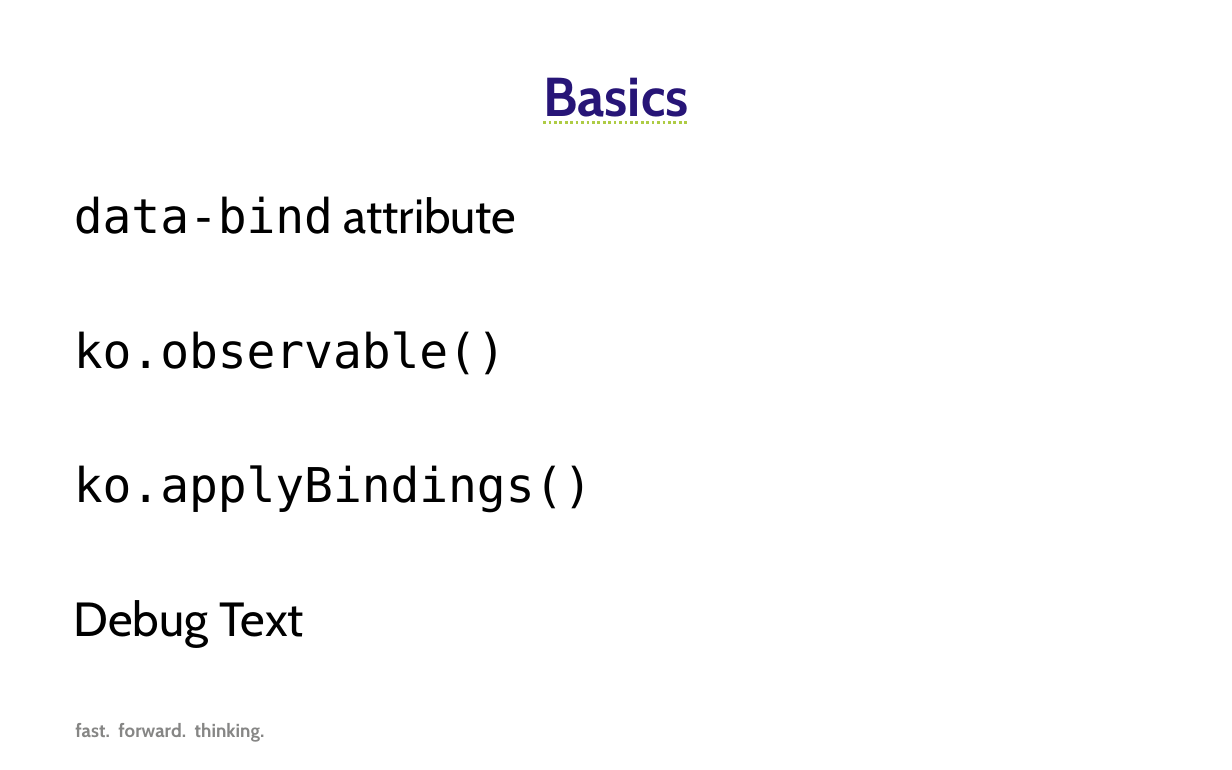
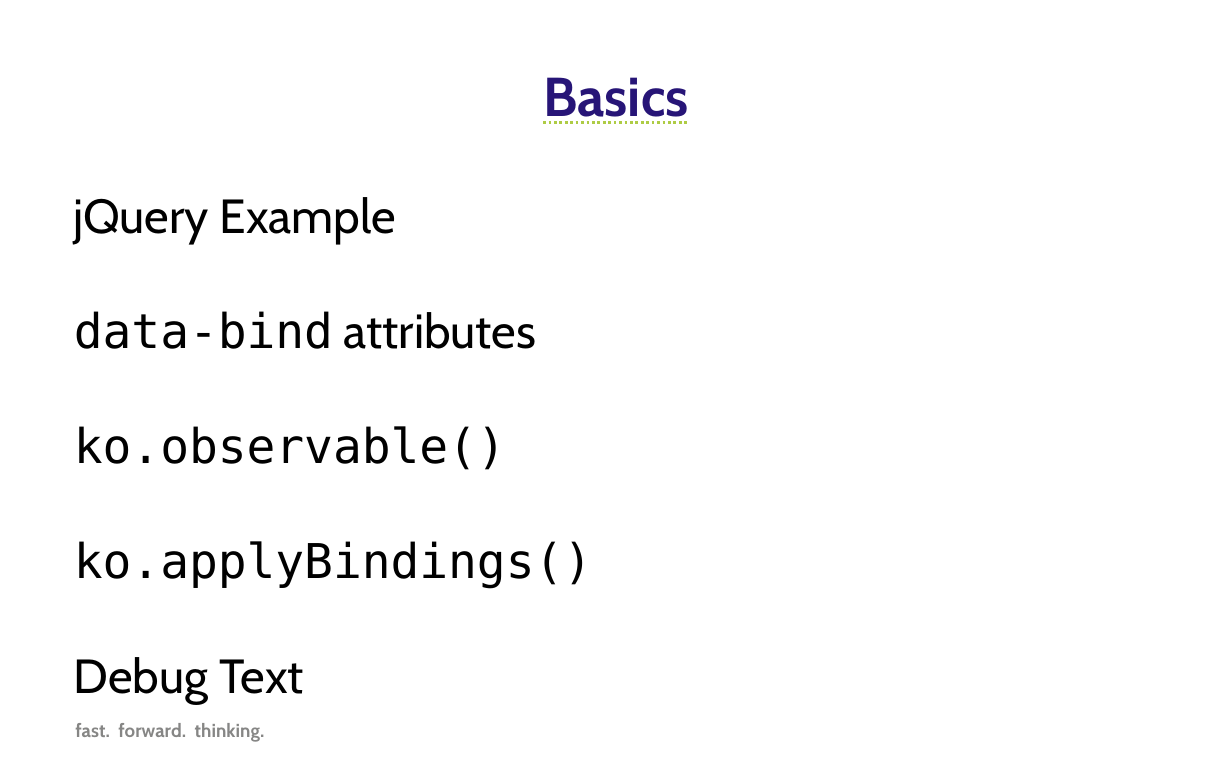
Before and after one commit to SteveDuitsman/MVVM_Examples, a slide deck: slide 7 of Forward Thinking KnockoutJS.pptx. Drawn at 1232x770 pixels with LibreOffice and Linux fonts; fonts in the diff are those of the drawing; background and template pictures are left out. Boxes give left, top, right and bottom in pixels: in the first picture for what was removed or moved away, otherwise in the second. Text is boxed around its words. In the diff, an @@ line names an element or a change of style, - is before the commit and + after.

Commit message:
Update ppt

```diff
--- a/Forward Thinking KnockoutJS.pptx
+++ b/Forward Thinking KnockoutJS.pptx
@@ text at (74, 197, 536, 349): text changed; font DejaVu Sans Mono to Cabin @@
-data-bind attribute
+jQuery Example
+data-bind attributes
@@ text at (74, 426, 592, 705): less space between paragraphs @@
```
Also in this commit, not shown: 2 other slides changed.
